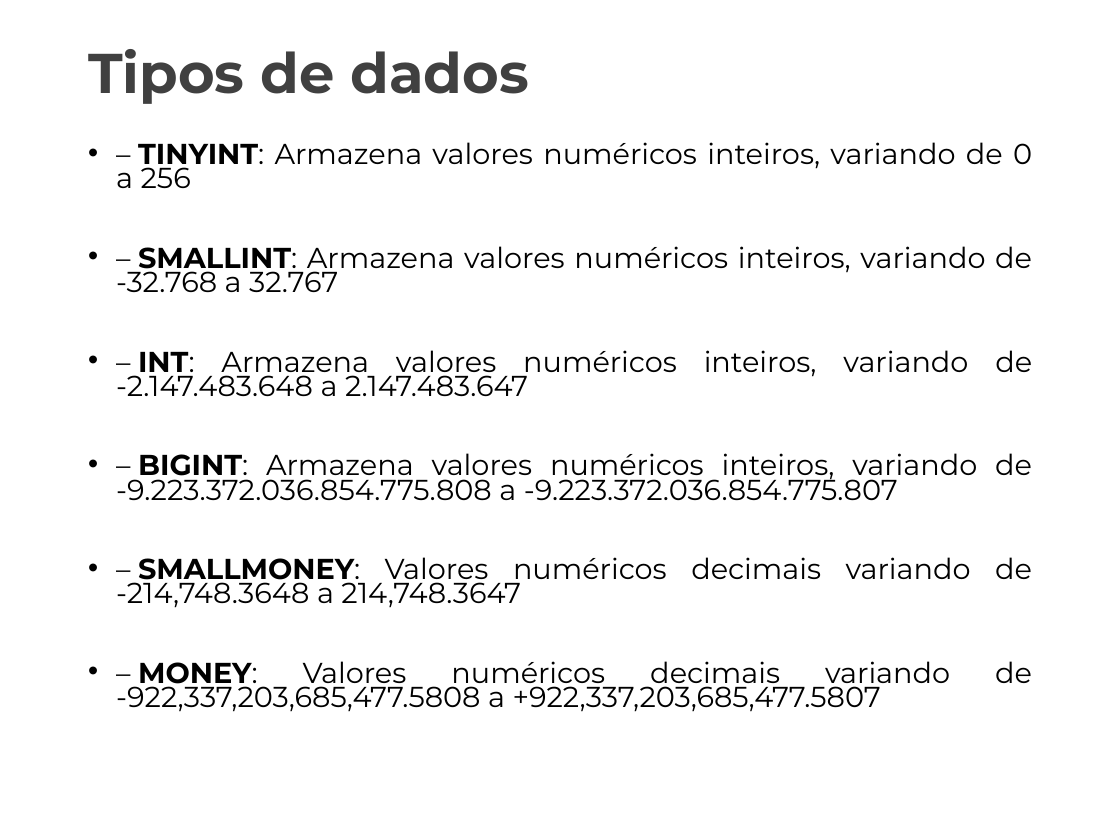
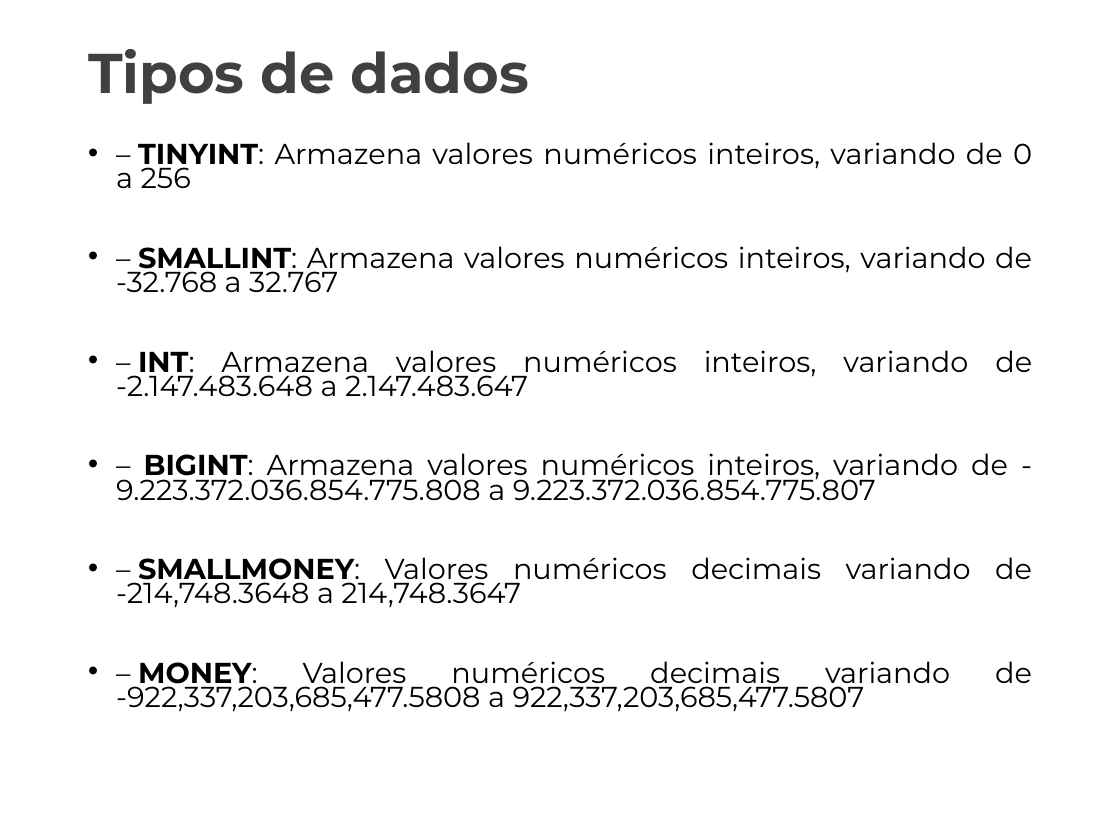
Before and after one commit to senai-desenvolvimento/2021-2S-2D, a slide deck: slide 13 of sprint-1-bd/aulas/Aula_05_BD.pptx. Drawn at 1120x840 pixels with LibreOffice and Linux fonts; fonts in the diff are those of the drawing; background and template pictures are left out. Boxes give left, top, right and bottom in pixels: in the first picture for what was removed or moved away, otherwise in the second. Text is boxed around its words. In the diff, an @@ line names an element or a change of style, - is before the commit and + after.

Commit message:
Atualiza aula 05 bd

```diff
--- a/sprint-1-bd/aulas/Aula_05_BD.pptx
+++ b/sprint-1-bd/aulas/Aula_05_BD.pptx
@@ text at box(116, 453, 1008, 501): text changed @@
-• – BIGINT: Armazena valores numéricos inteiros, variando de -9.223.372.036.854.775.808 a -9.223.372.036.854.775.807
+• – BIGINT: Armazena valores numéricos inteiros, variando de - 9.223.372.036.854.775.808 a 9.223.372.036.854.775.807
@@ text at box(116, 661, 950, 712): text changed @@
-• – MONEY: Valores numéricos decimais variando de -922,337,203,685,477.5808 a +922,337,203,685,477.5807
+• – MONEY: Valores numéricos decimais variando de -922,337,203,685,477.5808 a 922,337,203,685,477.5807
```
